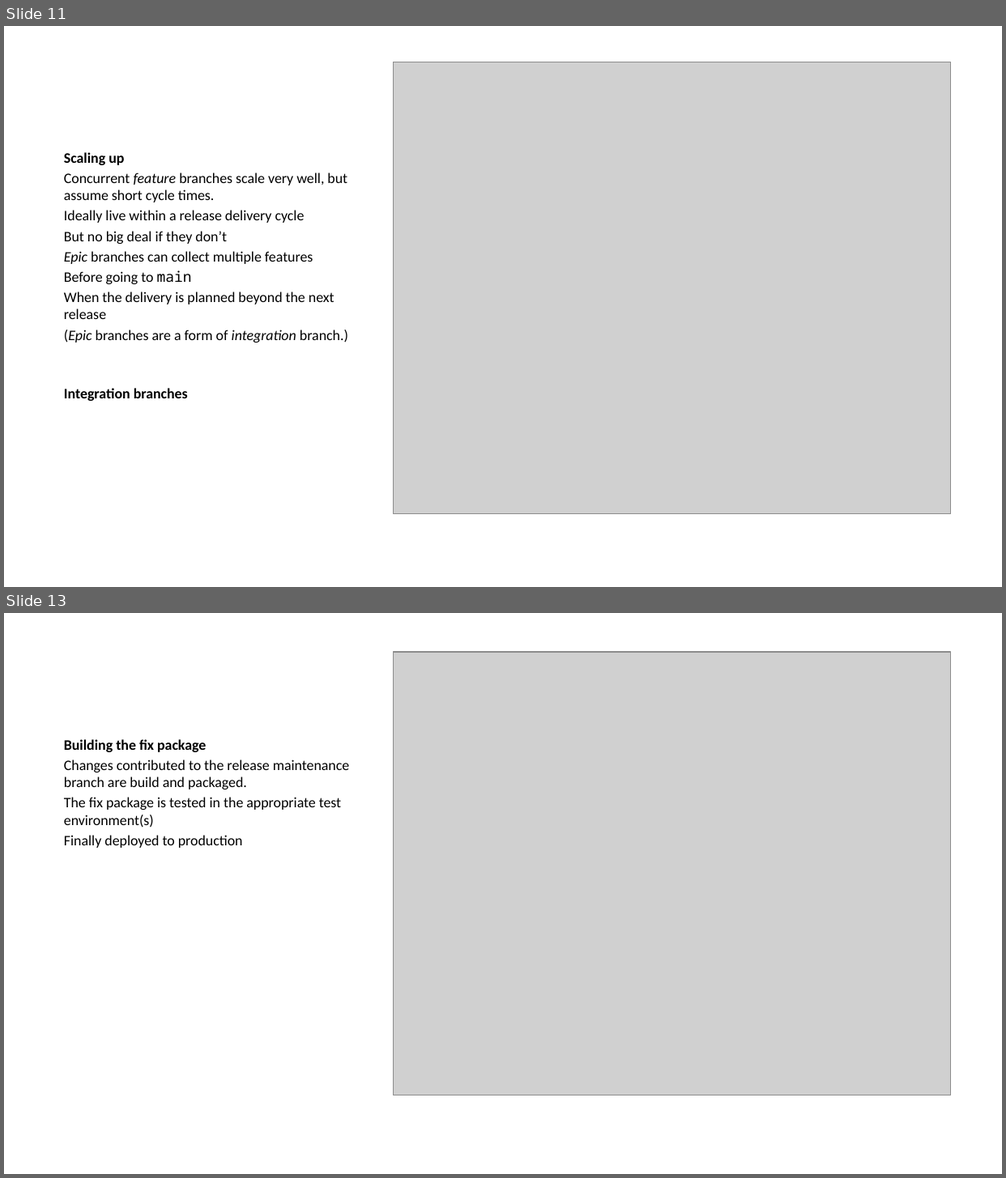
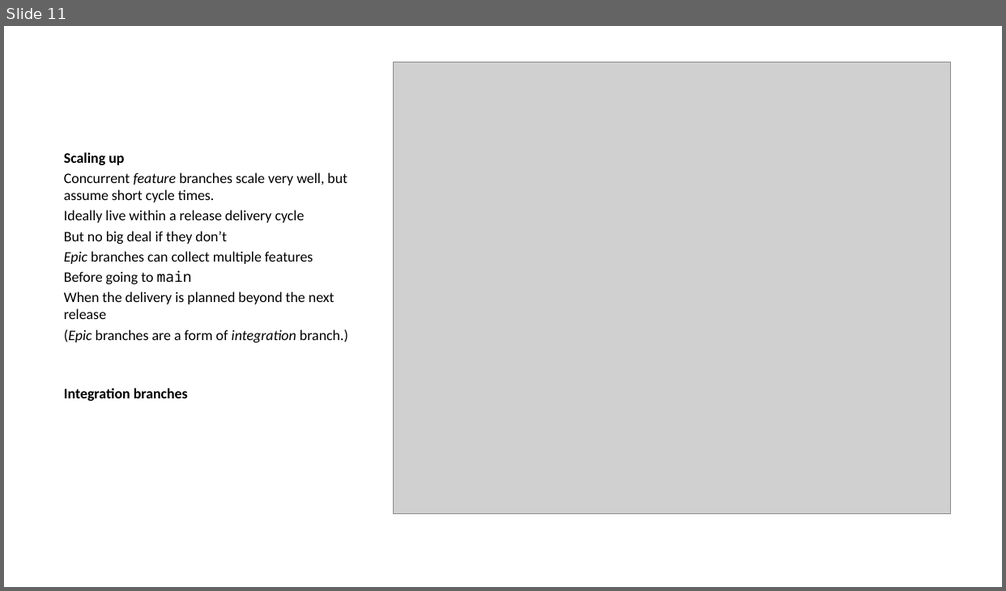
Before and after one commit to ijmitch/ukgse-2024-devops-git, a slide deck: docs/p1.pptx. Shown one above the other, each under a label of ours: slides 11 and 13 before the commit, slide 11 after it; the slides between them are not shown. The pictures are 1006x1178 and 1006x591 pixels, drawn with LibreOffice and Linux fonts; fonts in the diff are those of the drawing; grey boxes stand for pictures. Boxes give left, top, right and bottom in pixels: in the first picture for what was removed or moved away, otherwise in the second. Text is boxed around its words. In the diff, an @@ line names an element or a change of style, - is before the commit and + after.

Commit message:
Build for enablement session

```diff
--- a/docs/p1.pptx
+++ b/docs/p1.pptx
@@ slide 13 removed at [4, 613, 1002, 1174], background #FFFFFF @@
@@ picture removed at [393, 652, 950, 1095] @@
@@ text removed at [64, 739, 350, 848] @@
-Building the fix package
-Changes contributed to the release maintenance branch are build and packaged.
-The fix package is tested in the appropriate test environment(s)
-Finally deployed to production
```
Also in this commit, not shown: 4 slides changed, 3 slides added, 3 other slides removed, 32 other files.
